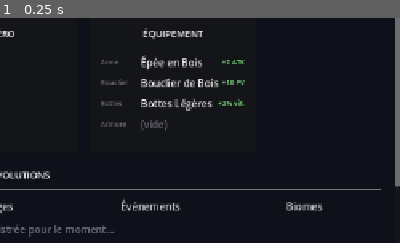
Above: before the commit, frame 1.
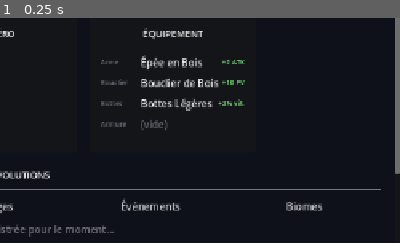
Above: after the commit, the same moment.

Repository: Rhend/Reliquary
Game: Godot game, scene res://scenes/Village.tscn
Same seed, same stepped clock (60 frames per second), same inputs: the game is played once before the commit and once after it.
Inputs:
- Up to frame 1 (0.25 s): no input
The pictures show only the part of the screen within x 50-100%, y 13-63%; the shares and areas given below are measured in that part.

The runs differ from the first frame. In frame 1, less than 0.1% of the frame differs, in the area x 98-100%, y 68-76%.

Commit message:
feat: évolution des biomes, passifs débloqués, section Passifs Actifs
- Village.gd : boutons ÉVOLUER dans la vue Biomes du Hall des Évolutions
  (barre XP dorée + hint du prochain passif quand le seuil est atteint),
  section "PASSIFS ACTIFS" avec résumé des bonus totaux (ATK/DEF/PV),
  callbacks _on_entity_evolved / _on_evolve_pressed,
  rafraîchissement passifs sur entity_evolved et passive_unlocked
- PassiveSystem.gd : refresh_active_passives() applique désormais les
  passifs débloqués sur TOUS les biomes (pas seulement la créature)
- data/biomes/foret.json : passive_slots → Régénération (tier 1), Résistance (tier 3)
- data/biomes/marecage.json : passive_slots → Contact Venimeux (tier 1), Régénération (tier 2)
- data/passives/resistance.json : nouveau passif (+5 DEF permanente)
- data/passives/poison_touch.json : nouveau passif (+8 ATK, Marécage)

Co-Authored-By: Claude Sonnet 4.6 <noreply@anthropic.com>

Diff:
--- a/data/biomes/foret.json
+++ b/data/biomes/foret.json
@@ -49,5 +49,8 @@
 			{ "id": "poison_trap", "name": "Baies empoisonnées", "damage": 25 }
 		]
 	},
-	"passive_slots": []
+	"passive_slots": [
+		{ "unlock_tier": 1, "passive_id": "passive_regeneration" },
+		{ "unlock_tier": 3, "passive_id": "passive_resistance"   }
+	]
 }
--- a/data/biomes/marecage.json
+++ b/data/biomes/marecage.json
@@ -43,5 +43,8 @@
 			{ "id": "lianes",        "name": "Lianes Tranchantes", "damage": 25 }
 		]
 	},
-	"passive_slots": []
+	"passive_slots": [
+		{ "unlock_tier": 1, "passive_id": "passive_poison_touch" },
+		{ "unlock_tier": 2, "passive_id": "passive_regeneration" }
+	]
 }
--- /dev/null
+++ b/data/passives/poison_touch.json
@@ -0,0 +1,14 @@
+{
+	"id": "passive_poison_touch",
+	"name": "Contact Venimeux",
+	"base_stats": {
+		"effects": [
+			{
+				"id":          "atk_bonus",
+				"value":       8,
+				"description": "+8 ATK (venin des marais)"
+			}
+		]
+	},
+	"passive_slots": []
+}
--- /dev/null
+++ b/data/passives/resistance.json
@@ -0,0 +1,14 @@
+{
+	"id": "passive_resistance",
+	"name": "Résistance",
+	"base_stats": {
+		"effects": [
+			{
+				"id":          "def_bonus",
+				"value":       5,
+				"description": "+5 DEF permanente"
+			}
+		]
+	},
+	"passive_slots": []
+}
--- a/scripts/Village.gd
+++ b/scripts/Village.gd
@@ -19,6 +19,7 @@
 var _bestiary_vbox:   VBoxContainer
 var _resources_vbox:  VBoxContainer
 var _forge_vbox:      VBoxContainer
+var _passives_vbox:   VBoxContainer
 var _fade_rect:       ColorRect      # Overlay de transition de scène
 
 # ─── État du filtre Hall des Évolutions ─────────────────────
@@ -62,6 +63,8 @@
 	EventBus.loot_dropped.connect(func(_d, _n): _refresh_resources())
 	EventBus.resources_changed.connect(_refresh_resources)
 	EventBus.bestiary_updated.connect(func(_id): _refresh_bestiary())
+	EventBus.entity_evolved.connect(_on_entity_evolved)
+	EventBus.passive_unlocked.connect(func(_eid, _pid): _refresh_passives())
 
 # ═══════════════════════════════════════════════════════════
 #  Construction de l'interface (appelée une seule fois)
@@ -112,6 +115,7 @@
 
 	# Sections inférieures
 	_build_hall_section(root_vbox)
+	_build_passives_section(root_vbox)
 	_build_resources_section(root_vbox)
 	_build_forge_section(root_vbox)
 
@@ -366,20 +370,110 @@
 			_add_entry_row(entry)
 		_bestiary_vbox.add_child(HSeparator.new())
 
-# Affiche les biomes comme des "rencontres" spéciales dans le Hall.
+# Affiche les biomes avec leur XP/tier et un bouton Évoluer si disponible.
 func _populate_biomes() -> void:
 	_add_group_header("BIOMES EXPLORÉS")
 	for entity_id in GameData.entities:
 		var e = GameData.entities[entity_id]
 		if e.get("entity_type") != "biome":
 			continue
-		_add_entry_row({
-			"name":  e.get("name", "?"),
-			"type":  "Biome",
-			"tier":  e.get("current_tier", 0),
-			"xp":    e.get("current_xp",   0.0),
-			"count": 0
-		})
+		_add_evolvable_row(entity_id, e, UIColors.TYPE_BIOME)
+
+# Ligne d'entité évolutive (biome ou passif) avec barre XP et bouton Évoluer.
+func _add_evolvable_row(entity_id: String, entity: Dictionary, bar_color: Color) -> void:
+	var tier:     int   = entity.get("current_tier", 0)
+	var xp:       float = entity.get("current_xp",   0.0)
+	var next_idx: int   = mini(tier + 1, GameData.xp_thresholds.size() - 1)
+	var xp_max:   float = float(GameData.xp_thresholds[next_idx]) if tier < GameData.MAX_TIER else 1.0
+	var can_evolve: bool = tier < GameData.MAX_TIER and xp >= xp_max
+
+	var row = HBoxContainer.new()
+	row.add_theme_constant_override("separation", 10)
+	row.size_flags_horizontal = Control.SIZE_EXPAND_FILL
+	_bestiary_vbox.add_child(row)
+
+	# Colonne gauche : nom + tier
+	var left = VBoxContainer.new()
+	left.custom_minimum_size = Vector2(160, 0)
+	row.add_child(left)
+
+	var name_lbl = Label.new()
+	name_lbl.text = entity.get("name", "?")
+	name_lbl.add_theme_font_size_override("font_size", 13)
+	left.add_child(name_lbl)
+
+	var tier_lbl = Label.new()
+	tier_lbl.text = GameData.get_tier_name(tier)
+	tier_lbl.add_theme_font_size_override("font_size", 11)
+	tier_lbl.add_theme_color_override("font_color",
+		UIColors.FILTER_ON if tier > 0 else UIColors.TEXT_MUTED)
+	left.add_child(tier_lbl)
+
+	# Passifs déjà débloqués sur cette entité
+	var unlocked = entity.get("unlocked_passives", [])
+	if not unlocked.is_empty():
+		var pnames: Array = []
+		for pid in unlocked:
+			pnames.append(GameData.get_entity(pid).get("name", pid))
+		var plab = Label.new()
+		plab.text = "Passifs : " + ", ".join(PackedStringArray(pnames))
+		plab.add_theme_font_size_override("font_size", 10)
+		plab.add_theme_color_override("font_color", UIColors.TEXT_BONUS)
+		left.add_child(plab)
+
+	# Prochain passif à débloquer
+	var next_passive_name = ""
+	for slot in entity.get("passive_slots", []):
+		if slot.get("unlock_tier", 99) == tier + 1:
+			var np = GameData.get_entity(slot.get("passive_id", ""))
+			if not np.is_empty():
+				next_passive_name = np.get("name", "")
+			break
+
+	# Colonne droite : barre XP + bouton
+	var right = VBoxContainer.new()
+	right.size_flags_horizontal = Control.SIZE_EXPAND_FILL
+	row.add_child(right)
+
+	if tier < GameData.MAX_TIER:
+		var bar = _colored_bar(bar_color if not can_evolve else UIColors.FILTER_ON, 12)
+		bar.min_value = 0.0
+		bar.max_value = xp_max
+		bar.value     = minf(xp, xp_max)
+		right.add_child(bar)
+
+		var hint = ""
+		if next_passive_name != "":
+			hint = "  → %s" % next_passive_name
+		var xp_lbl = Label.new()
+		xp_lbl.text = "XP %.0f / %.0f%s" % [xp, xp_max, hint]
+		xp_lbl.add_theme_font_size_override("font_size", 10)
+		xp_lbl.add_theme_color_override("font_color",
+			UIColors.FILTER_ON if can_evolve else UIColors.TEXT_MUTED)
+		right.add_child(xp_lbl)
+
+		if can_evolve:
+			var btn = Button.new()
+			btn.text = "ÉVOLUER ▲"
+			btn.size_flags_horizontal = Control.SIZE_EXPAND_FILL
+			btn.add_theme_color_override("font_color", UIColors.FILTER_ON)
+			btn.pressed.connect(func(): _on_evolve_pressed(entity_id))
+			right.add_child(btn)
+	else:
+		var max_lbl = Label.new()
+		max_lbl.text = "Maîtrise maximale atteinte"
+		max_lbl.add_theme_font_size_override("font_size", 11)
+		max_lbl.add_theme_color_override("font_color", UIColors.FILTER_ON)
+		right.add_child(max_lbl)
+
+func _on_entity_evolved(_entity_id: String, _new_tier: int) -> void:
+	_refresh_bestiary()
+	_refresh_passives()
+
+func _on_evolve_pressed(entity_id: String) -> void:
+	if MasterySystem.evolve_entity(entity_id):
+		_refresh_bestiary()
+		_refresh_passives()
 
 func _add_group_header(biome_name: String) -> void:
 	var lbl = Label.new()
@@ -628,6 +722,102 @@
 		_refresh_forge()
 
 # ═══════════════════════════════════════════════════════════
+#  Passifs actifs
+# ═══════════════════════════════════════════════════════════
+
+func _build_passives_section(parent: Node) -> void:
+	var section = VBoxContainer.new()
+	section.add_theme_constant_override("separation", 8)
+	section.size_flags_horizontal = Control.SIZE_EXPAND_FILL
+	parent.add_child(section)
+
+	_title_label(section, "PASSIFS ACTIFS")
+	section.add_child(HSeparator.new())
+
+	_passives_vbox = VBoxContainer.new()
+	_passives_vbox.size_flags_horizontal = Control.SIZE_EXPAND_FILL
+	_passives_vbox.add_theme_constant_override("separation", 6)
+	section.add_child(_passives_vbox)
+
+	_refresh_passives()
+
+func _refresh_passives() -> void:
+	if _passives_vbox == null:
+		return
+	for child in _passives_vbox.get_children():
+		child.queue_free()
+
+	# Collecte tous les passifs actifs (débloqués sur des entités)
+	var active: Array = []
+	for entity_id in GameData.entities:
+		var e = GameData.entities[entity_id]
+		for passive_id in e.get("unlocked_passives", []):
+			if passive_id not in active:
+				active.append(passive_id)
+	for passive_id in GameData.player.get("active_passives", []):
+		if passive_id not in active:
+			active.append(passive_id)
+
+	if active.is_empty():
+		var lbl = Label.new()
+		lbl.text = "Aucun passif actif — faites évoluer vos biomes !"
+		lbl.add_theme_color_override("font_color", UIColors.TEXT_MUTED)
+		lbl.add_theme_font_size_override("font_size", 12)
+		_passives_vbox.add_child(lbl)
+		return
+
+	var bonuses = PassiveSystem.get_combat_bonuses()
+
+	for passive_id in active:
+		var p = GameData.get_entity(passive_id)
+		if p.is_empty():
+			continue
+
+		var card = PanelContainer.new()
+		card.size_flags_horizontal = Control.SIZE_EXPAND_FILL
+		_passives_vbox.add_child(card)
+
+		var m    = _margin(card, 10)
+		var hbox = HBoxContainer.new()
+		hbox.add_theme_constant_override("separation", 12)
+		m.add_child(hbox)
+
+		# Nom + effets
+		var left = VBoxContainer.new()
+		left.size_flags_horizontal = Control.SIZE_EXPAND_FILL
+		hbox.add_child(left)
+
+		var name_lbl = Label.new()
+		name_lbl.text = p.get("name", passive_id)
+		name_lbl.add_theme_font_size_override("font_size", 13)
+		name_lbl.add_theme_color_override("font_color", UIColors.TEXT_BONUS)
+		left.add_child(name_lbl)
+
+		for effect in p.get("base_stats", {}).get("effects", []):
+			var eff_lbl = Label.new()
+			eff_lbl.text = effect.get("description", "")
+			eff_lbl.add_theme_font_size_override("font_size", 11)
+			eff_lbl.add_theme_color_override("font_color", UIColors.TEXT_MUTED)
+			left.add_child(eff_lbl)
+
+	# Résumé des bonus totaux
+	var parts: Array = []
+	if bonuses.get("atk_bonus", 0.0) > 0.0:
+		parts.append("+%.0f ATK" % bonuses["atk_bonus"])
+	if bonuses.get("def_bonus", 0.0) > 0.0:
+		parts.append("+%.0f DEF" % bonuses["def_bonus"])
+	if bonuses.get("hp_bonus", 0.0) > 0.0:
+		parts.append("+%.0f PV" % bonuses["hp_bonus"])
+
+	if not parts.is_empty():
+		var total_lbl = Label.new()
+		total_lbl.text = "Bonus total : " + "   ".join(PackedStringArray(parts))
+		total_lbl.add_theme_font_size_override("font_size", 12)
+		total_lbl.add_theme_color_override("font_color", UIColors.STAT_ATK)
+		total_lbl.horizontal_alignment = HORIZONTAL_ALIGNMENT_CENTER
+		_passives_vbox.add_child(total_lbl)
+
+# ═══════════════════════════════════════════════════════════
 #  Logique aventure
 # ═══════════════════════════════════════════════════════════
 
--- a/scripts/systems/PassiveSystem.gd
+++ b/scripts/systems/PassiveSystem.gd
@@ -33,6 +33,11 @@
 	var creature_id = GameData.player.get("active_creature_id", "")
 	if creature_id != "":
 		_apply_entity_passives(creature_id)
+
+	# Applique les passifs débloqués sur tous les biomes connus
+	for entity_id in GameData.entities:
+		if GameData.entities[entity_id].get("entity_type") == "biome":
+			_apply_entity_passives(entity_id)
 
 	# Applique les passifs actifs additionnels (placés manuellement par le joueur)
 	for passive_id in GameData.player.get("active_passives", []):
Not shown, added: .claude/settings.local.json
Binary file added: gif/v0.gif
